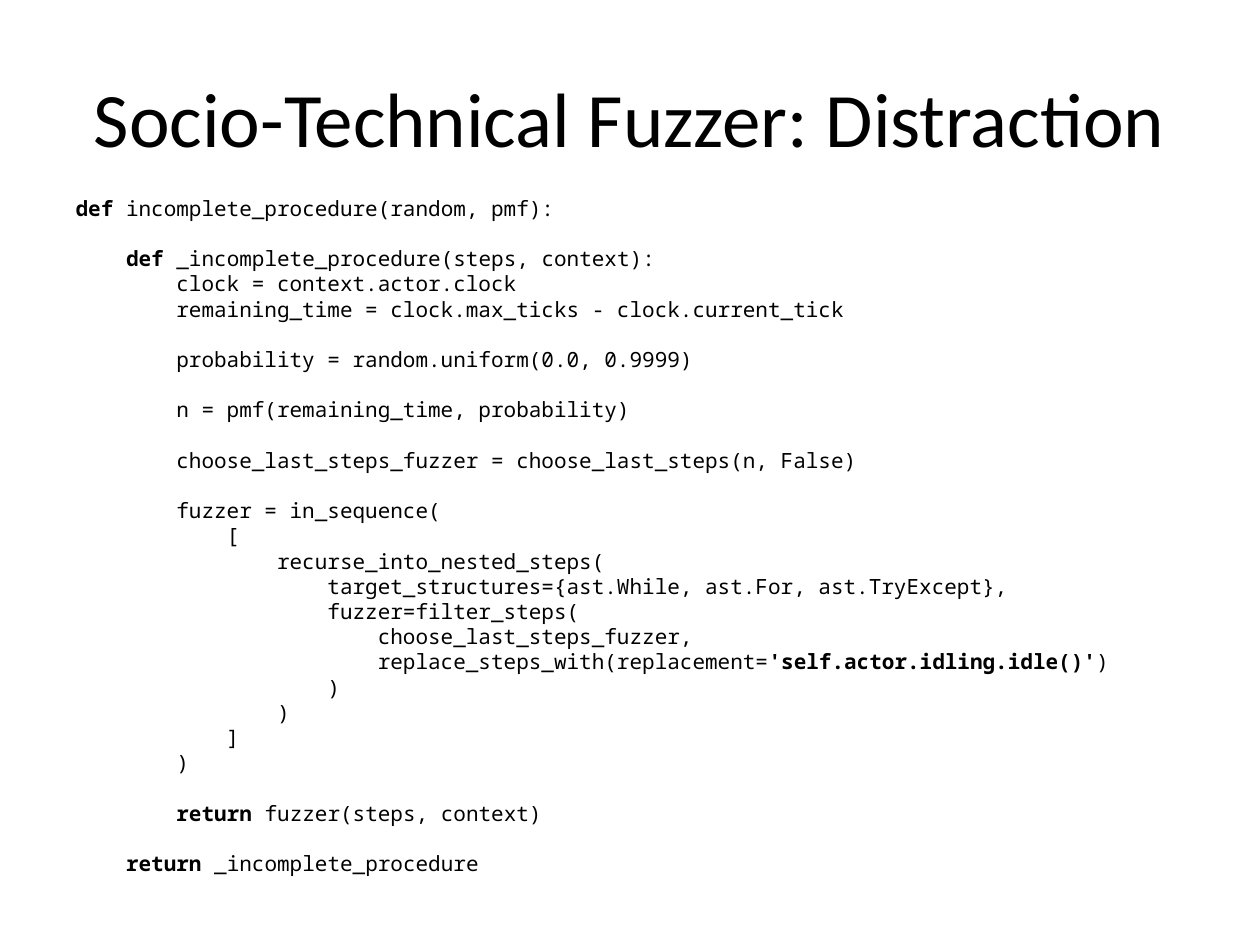
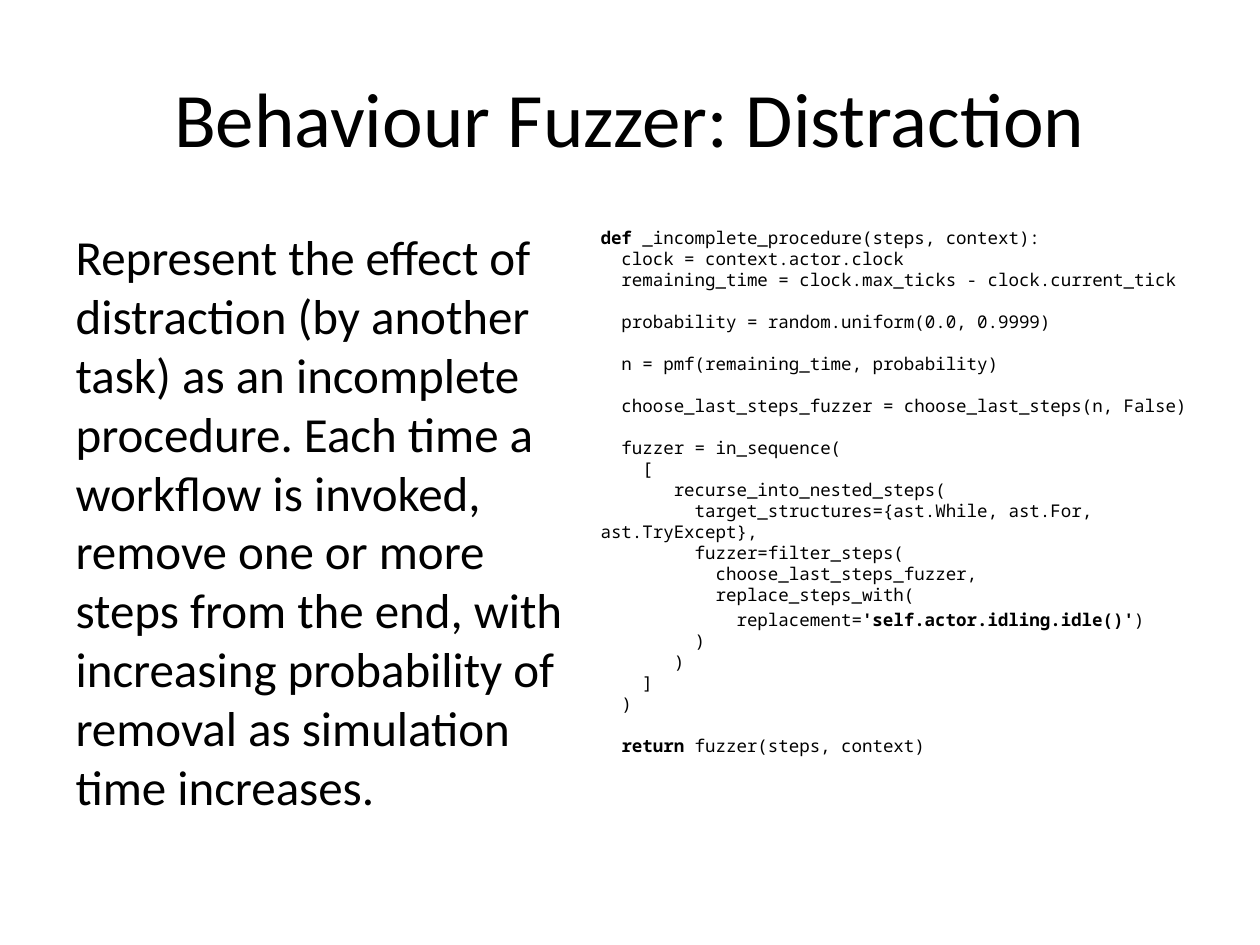
Before and after one commit to probablytom/fuzzi-moss-paper, a slide deck: slide 10 of Presentation.pptx (slide 23 before the commit). Drawn at 1260x945 pixels with LibreOffice and Linux fonts; fonts in the diff are those of the drawing. Boxes give left, top, right and bottom in pixels: in the first picture for what was removed or moved away, otherwise in the second. Text is boxed around its words. In the diff, an @@ line names an element or a change of style, - is before the commit and + after.

```diff
--- a/Presentation.pptx
+++ b/Presentation.pptx
@@ title at <box>174,93,1085,148</box>: text changed @@
-Socio-Technical Fuzzer: Distraction
+Behaviour Fuzzer: Distraction
@@ text at <box>601,230,1187,757</box>: text changed; size 12 to 10 pt @@
-def incomplete_procedure(random, pmf):
-def _incomplete_procedure(steps, context):
-clock = context.actor.clock
-remaining_time = clock.max_ticks - clock.current_tick
-probability = random.uniform(0.0, 0.9999)
-n = pmf(remaining_time, probability)
-choose_last_steps_fuzzer = choose_last_steps(n, False)
-fuzzer = in_sequence(
-[
-recurse_into_nested_steps(
-target_structures={ast.While, ast.For, ast.TryExcept},
-fuzzer=filter_steps(
-choose_last_steps_fuzzer,
-replace_steps_with(replacement='self.actor.idling.idle()')
-)
-)
-]
-)
-return fuzzer(steps, context)
-return _incomplete_procedure
+def _incomplete_procedure(steps, context):
+clock = context.actor.clock
+remaining_time = clock.max_ticks - clock.current_tick
+probability = random.uniform(0.0, 0.9999)
+n = pmf(remaining_time, probability)
+choose_last_steps_fuzzer = choose_last_steps(n, False)
+fuzzer = in_sequence(
+[
+recurse_into_nested_steps(
+target_structures={ast.While, ast.For, ast.TryExcept},
+fuzzer=filter_steps(
+choose_last_steps_fuzzer,
+replace_steps_with(
+replacement='self.actor.idling.idle()')
+)
+)
+]
+)
+return fuzzer(steps, context)
@@ text added at <box>76,241,562,806</box>, 28 pt, text #000000 @@
+Represent the effect of distraction (by another task) as an incomplete procedure. Each time a workflow is invoked, remove one or more steps from the end, with increasing probability of removal as simulation time increases.
```
Also in this commit, not shown: 10 other slides changed, 3 slides added, 17 slides removed.
